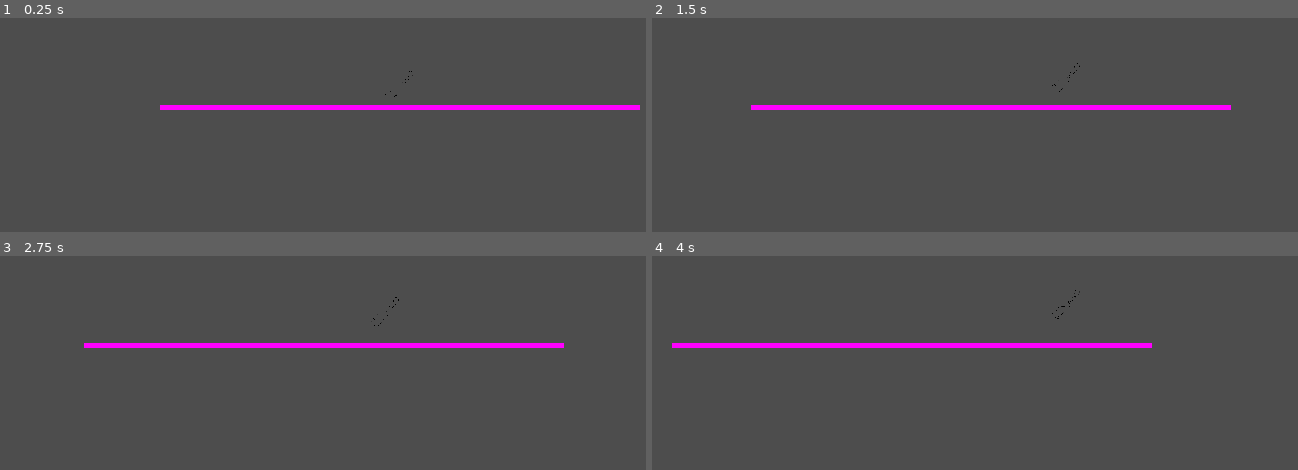
Above: before the commit, frames 1-4 (two rows, left to right).
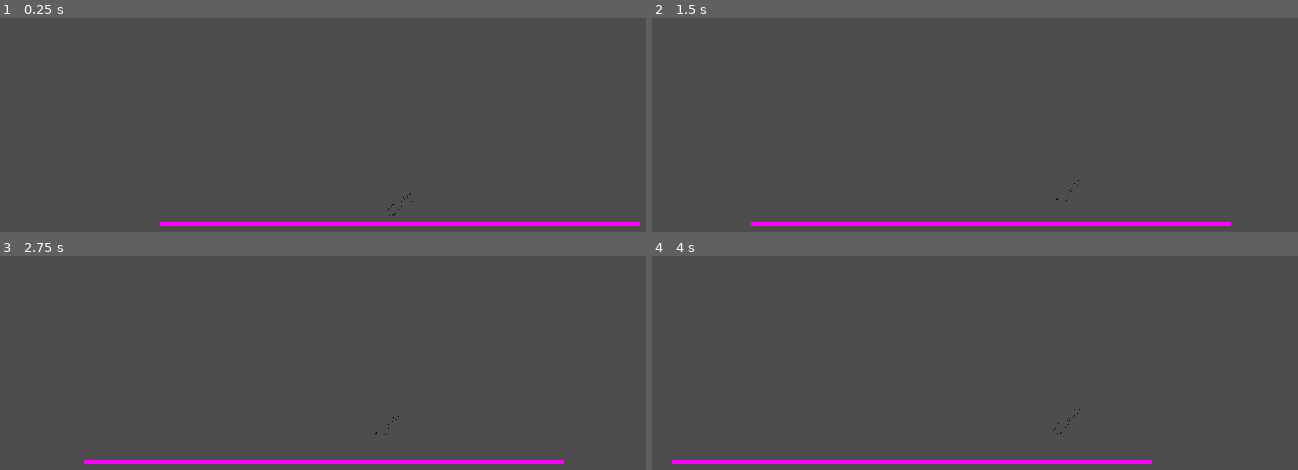
Above: after the commit, the same moments.

Repository: KeyraWebb/Cheezbored
Game: Godot game, scene res://scenes/player_test_scene.tscn
Same seed, same stepped clock (60 frames per second), same inputs: the game is played once before the commit and once after it.
Inputs:
- Up to frame 1 (0.25 s): no input
- Up to frame 2 (1.5 s): tap Enter at 0.5 s; hold Right (move_right) from 0.53 s (still down); tap Space (jump) at 0.77, 1.25 s
- Up to frame 3 (2.75 s): tap Space (jump) at 1.52 s; tap Enter at 2 s; release Right (move_right) at 2.03 s; hold Left (move_left) from 2.03 s (still down)
- Up to frame 4 (4 s): release Left (move_left) at 2.78 s; hold Right (move_right) from 2.78 s (still down); tap Space (jump) at 3.02, 3.77 s

The runs differ from the first frame. In frame 1, 3.1% of the frame differs, in the area x 24-100%, y 24-98%; in frame 2, 3.1%; in frame 3, 3.1%; in frame 4, 3.2%, in the area x 3-78%, y 15-98%.

Commit message:
moved ceiling

Diff:
--- a/scenes/objects/player.tscn
+++ b/scenes/objects/player.tscn
@@ -25,6 +25,6 @@
 texture = ExtResource("3_0kmt2")
 
 [node name="Camera2D" type="Camera2D" parent="."]
-limit_top = -750
+limit_top = -2000
 limit_bottom = 50
 position_smoothing_enabled = true
--- a/scenes/zone_loader_test.tscn
+++ b/scenes/zone_loader_test.tscn
@@ -7,6 +7,9 @@
 [sub_resource type="WorldBoundaryShape2D" id="WorldBoundaryShape2D_c0pn0"]
 
 [sub_resource type="PlaceholderTexture2D" id="PlaceholderTexture2D_j1sx0"]
+
+[sub_resource type="WorldBoundaryShape2D" id="WorldBoundaryShape2D_1ylnl"]
+normal = Vector2(0, 1)
 
 [node name="ZoneLoaderTest" type="Node2D"]
 
@@ -21,6 +24,17 @@
 shape = SubResource("WorldBoundaryShape2D_c0pn0")
 
 [node name="Sprite2D" type="Sprite2D" parent="Ground"]
+position = Vector2(0, 5)
+scale = Vector2(1152, 10)
+texture = SubResource("PlaceholderTexture2D_j1sx0")
+
+[node name="Ceiling" type="StaticBody2D" parent="."]
+position = Vector2(0, -2000)
+
+[node name="CollisionShape2D" type="CollisionShape2D" parent="Ceiling"]
+shape = SubResource("WorldBoundaryShape2D_1ylnl")
+
+[node name="Sprite2D" type="Sprite2D" parent="Ceiling"]
 position = Vector2(0, 5)
 scale = Vector2(1152, 10)
 texture = SubResource("PlaceholderTexture2D_j1sx0")
Not shown: 1 places in scenes/zone_loader_test.tscn that only renumber resources
